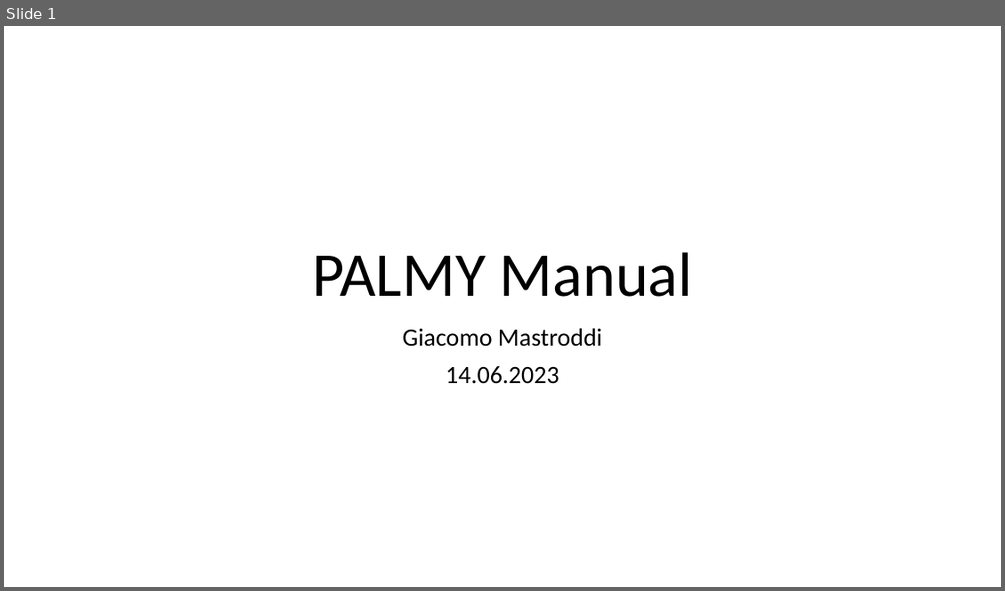
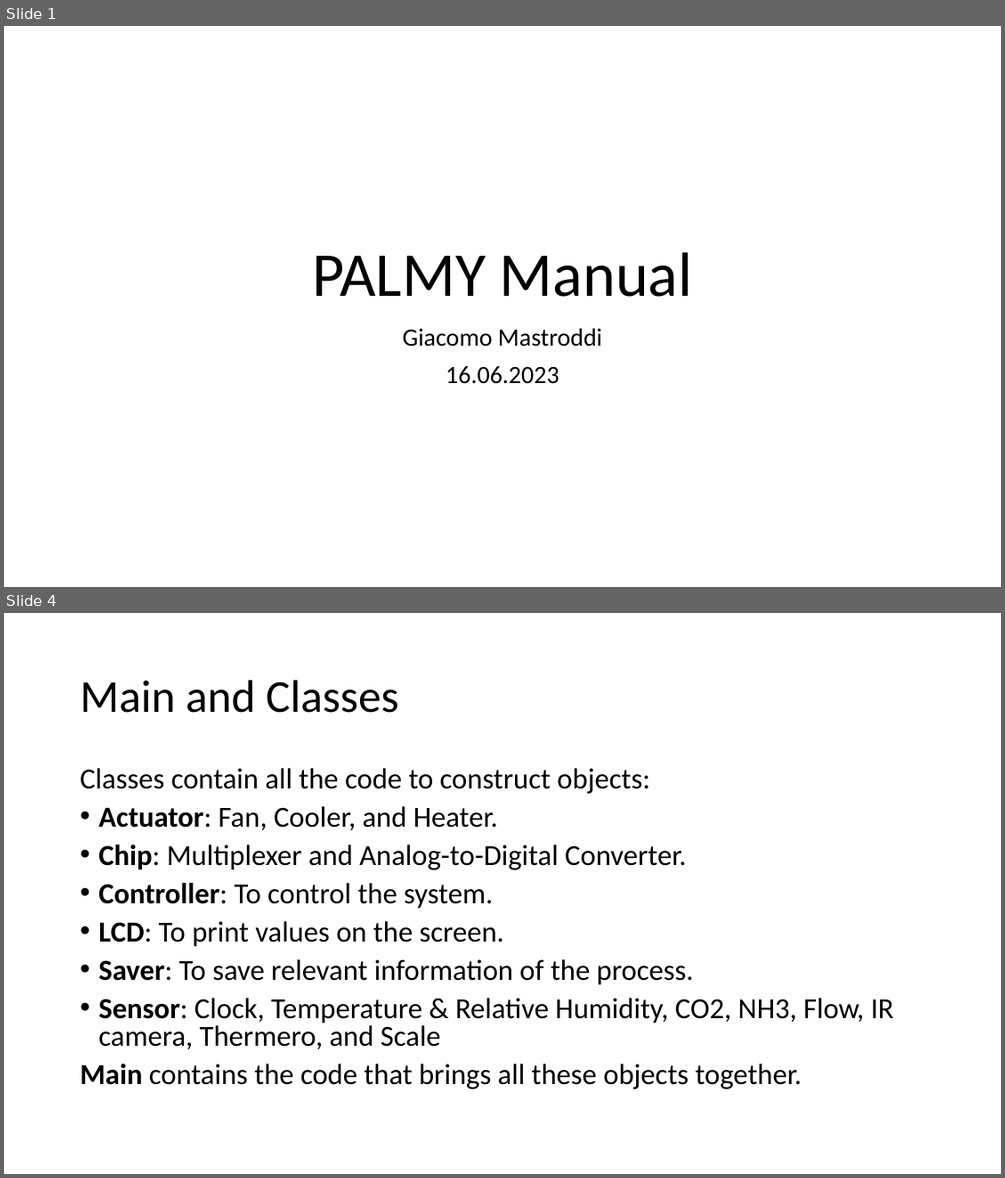
Before and after one commit to Jackmastro/Civil_Service, a slide deck: Documentation/PALMY_Manual.pptx. Shown one above the other, each under a label of ours: slide 1 before the commit, slides 1 and 4 after it; the slides between them are not shown. The pictures are 1005x591 and 1005x1178 pixels, drawn with LibreOffice and Linux fonts; fonts in the diff are those of the drawing. Boxes give left, top, right and bottom in pixels: in the first picture for what was removed or moved away, otherwise in the second. Text is boxed around its words. In the diff, an @@ line names an element or a change of style, - is before the commit and + after.

Commit message:
Flow conversion, manual and report

```diff
--- a/Documentation/PALMY_Manual.pptx
+++ b/Documentation/PALMY_Manual.pptx
@@ slide 4 added at bbox=[4, 613, 1001, 1174], background #FFFFFF @@
@@ title added at bbox=[80, 680, 398, 713], 44 pt, text #000000 @@
+Main and Classes
@@ text added at bbox=[80, 768, 894, 1089], 28 pt, text #000000 @@
+Classes contain all the code to construct objects:
+• Actuator: Fan, Cooler, and Heater.
+• Chip: Multiplexer and Analog-to-Digital Converter.
+• Controller: To control the system.
+• LCD: To print values on the screen.
+• Saver: To save relevant information of the process.
+• Sensor: Clock, Temperature & Relative Humidity, CO2, NH3, Flow, IR camera, Thermero, and Scale
+Main contains the code that brings all these objects together.
@@ slide 1 changed as well @@
@@ subtitle at bbox=[445, 366, 559, 384]: text changed @@
-14.06.2023
+16.06.2023
```
Also in this commit, not shown: 14 other slides added, 6 other files.
